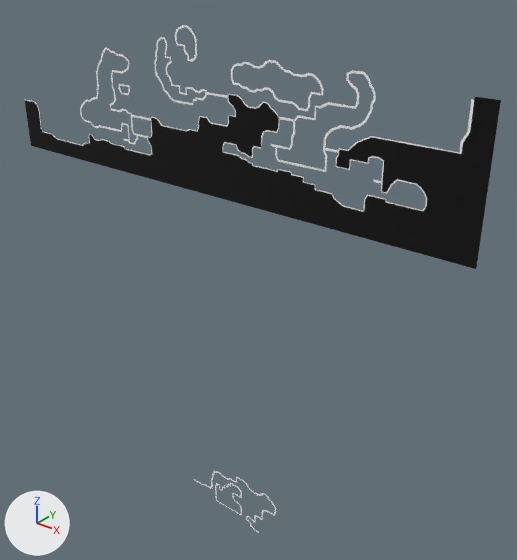
Renders of the OBJ model Export/mod.mesh.obj from each side of a commit.
The view is the same before and after, from a camera (50 mm lens) standing at (3342.0, -2347.0, 1024.0) and looking at (1302.0, 203.0, -557.0). Lighting does not change. The marker at lower left points along +X, +Y and +Z. Where no turn or scale is listed for an object, it has been applied to the vertices. Vertices at the same position are counted once.

Objects in the first picture: 'level'.
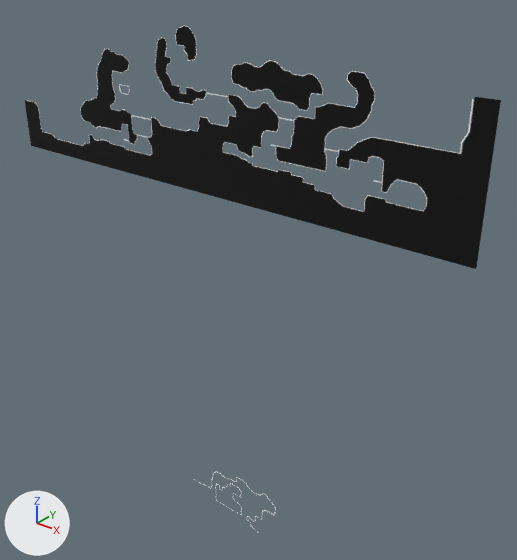
Patch to the scene script:
```diff
--- a/Export/mod.mesh.obj.py
+++ b/Export/mod.mesh.obj.py
@@ me_level @@
-me_level.from_pydata(...)  # 1022 vertices, 987 faces; spans x -210.0..2480.0, y 0.0, z -2005.0..665.0
+me_level.from_pydata(...)  # 1223 vertices, 1177 faces; spans x -210.0..2480.0, y 0.0, z -2002.0..662.0
+# me_level part 1: the loose piece of 136 vertices spanning x 1255.0..2390.0, y 0.0, z 25.0..520.0 is rebuilt with 136 vertices and now spans x 1258.0..2388.0, y 0.0, z 28.0..520.0
+# me_level part 2: the loose piece of 122 vertices spanning x 275.0..705.0, y 0.0, z 76.0..525.0 is rebuilt with 122 vertices and now spans x 278.0..702.0, y 0.0, z 78.0..522.0
+# me_level part 3: the loose piece of 113 vertices spanning x 330.0..1575.0, y 0.0, z 35.0..405.0 is rebuilt with 110 vertices and now spans x 330.0..1572.0, y 0.0, z 38.0..402.0
+# me_level part 4: the loose piece of 94 vertices spanning x 1315.0..1785.0, y 0.0, z 385.0..565.0 is rebuilt with 94 vertices and now spans x 1318.0..1782.0, y 0.0, z 388.0..562.0
+# me_level part 5: the loose piece of 88 vertices spanning x 1555.0..2015.0, y 0.0, z 155.0..565.0 is rebuilt with 88 vertices and now spans x 1558.0..2012.0, y 0.0, z 158.0..562.0
+# me_level part 6: the loose piece of 86 vertices spanning x 855.0..1175.0, y 0.0, z 325.0..605.0 is rebuilt with 86 vertices and now spans x 858.0..1172.0, y 0.0, z 328.0..602.0
+# me_level part 7: the loose piece of 78 vertices spanning x 1170.0..1585.0, y 0.0, z -2005.0..-1685.0 is rebuilt with 78 vertices and now spans x 1170.0..1582.0, y 0.0, z -2002.0..-1688.0
+# me_level part 8: the loose piece of 48 vertices spanning x 1145.0..1345.0, y 0.0, z -1954.0..-1755.0 is rebuilt with 48 vertices and now spans x 1148.0..1342.0, y 0.0, z -1952.0..-1758.0
+# me_level part 9: the loose piece of 38 vertices spanning x 995.0..1125.0, y 0.0, z 515.0..665.0 is rebuilt with 38 vertices and now spans x 998.0..1122.0, y 0.0, z 518.0..662.0
+# me_level part 10: the loose piece of 24 vertices spanning x -210.0..335.0, y 0.0, z -5.0..185.0 is rebuilt with 24 vertices and now spans x -210.0..332.0, y 0.0, z -2.0..182.0
+# me_level part 11: the loose piece of 22 vertices spanning x 975.0..1172.0, y 0.0, z -1895.0..-1726.0 is rebuilt with 22 vertices and now spans x 975.0..1171.0, y 0.0, z -1892.0..-1728.0
+# me_level part 12: the loose piece of 14 vertices spanning x 595.0..675.0, y 0.0, z 315.0..364.0 is rebuilt with 14 vertices and now spans x 598.0..672.0, y 0.0, z 318.0..362.0
+# me_level part 13: the loose piece of 4 vertices spanning x 1170.0..1300.0, y 0.0, z 385.0..395.0 is rebuilt with 4 vertices and now spans x 1170.0..1300.0, y 0.0, z 388.0..392.0
+# me_level part 14: a new loose piece of 55 vertices spanning x 280.0..700.0, y 0.0, z 80.0..520.0, in mat_standardmaterial3d9221919817412300097 (black #000000)
+# me_level part 15: a new loose piece of 45 vertices spanning x 1320.0..1780.0, y 0.0, z 390.0..560.0, in mat_standardmaterial3d9221919817412300097 (black #000000)
+# me_level part 16: a new loose piece of 42 vertices spanning x 860.0..1170.0, y 0.0, z 330.0..600.0, in mat_standardmaterial3d9221919817412300097 (black #000000)
+# me_level part 17: a new loose piece of 40 vertices spanning x 1560.0..2010.0, y 0.0, z 160.0..560.0, in mat_standardmaterial3d9221919817412300097 (black #000000)
+# me_level part 18: a new loose piece of 18 vertices spanning x 1000.0..1120.0, y 0.0, z 520.0..660.0, in mat_standardmaterial3d9221919817412300097 (black #000000)
 me_level.materials.append(mat_standardmaterial3d9221965523497958444)
```

Pixel boxes [x1, y1, x2, y2] of what changed, in the pictures (517 x 560 px):
'level', reshaped
    before: [24, 25, 501, 533]
    after: [25, 26, 501, 532]
part 1 of me_level, rebuilt
    both: [223, 99, 474, 212]
part 2 of me_level, rebuilt
    before: [80, 48, 138, 145]
    after: [80, 48, 137, 144]
part 3 of me_level, rebuilt
    both: [89, 94, 279, 155]
part 4 of me_level, rebuilt
    before: [231, 60, 324, 111]
    after: [231, 60, 323, 111]
part 5 of me_level, rebuilt
    before: [275, 70, 376, 172]
    after: [276, 71, 375, 172]
part 6 of me_level, rebuilt
    before: [154, 37, 207, 105]
    after: [155, 37, 206, 105]
part 7 of me_level, rebuilt
    before: [218, 472, 276, 533]
    after: [218, 472, 276, 532]
part 8 of me_level, rebuilt
    both: [215, 483, 242, 516]
part 9 of me_level, rebuilt
    before: [175, 25, 197, 62]
    after: [175, 26, 197, 61]
part 10 of me_level, rebuilt
    before: [24, 99, 90, 146]
    after: [26, 100, 90, 146]
part 11 of me_level, rebuilt
    before: [194, 471, 218, 488]
    after: [194, 472, 218, 488]
part 12 of me_level, rebuilt
    both: [119, 84, 130, 95]
part 13 of me_level, rebuilt
    before: [207, 92, 228, 98]
    after: [206, 93, 228, 97]
part 14 of me_level, added (black)
    after: [80, 49, 137, 144]
part 15 of me_level, added (black)
    after: [232, 61, 322, 110]
part 16 of me_level, added (black)
    after: [155, 38, 206, 104]
part 17 of me_level, added (black)
    after: [276, 72, 375, 171]
part 18 of me_level, added (black)
    after: [176, 26, 196, 61]
